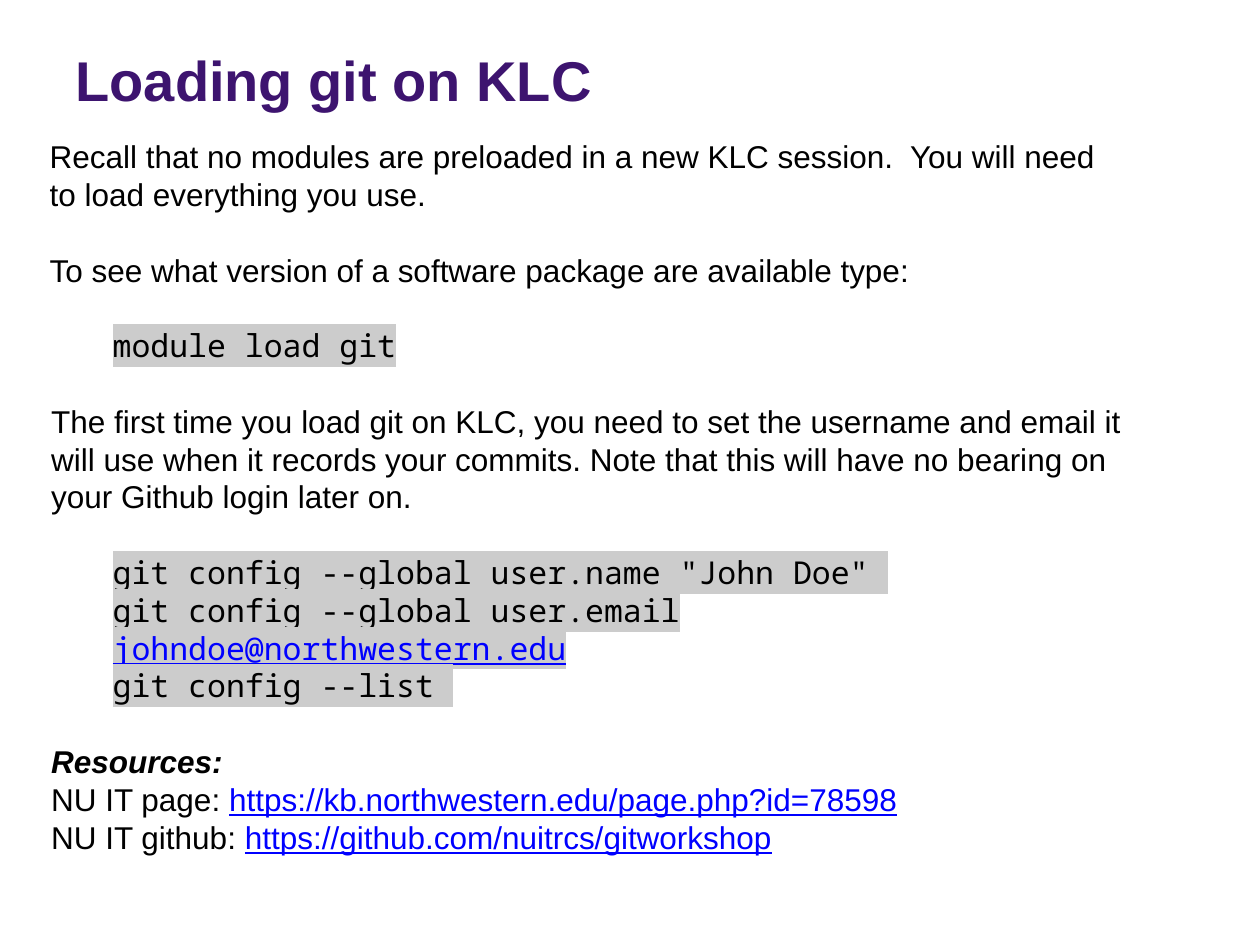
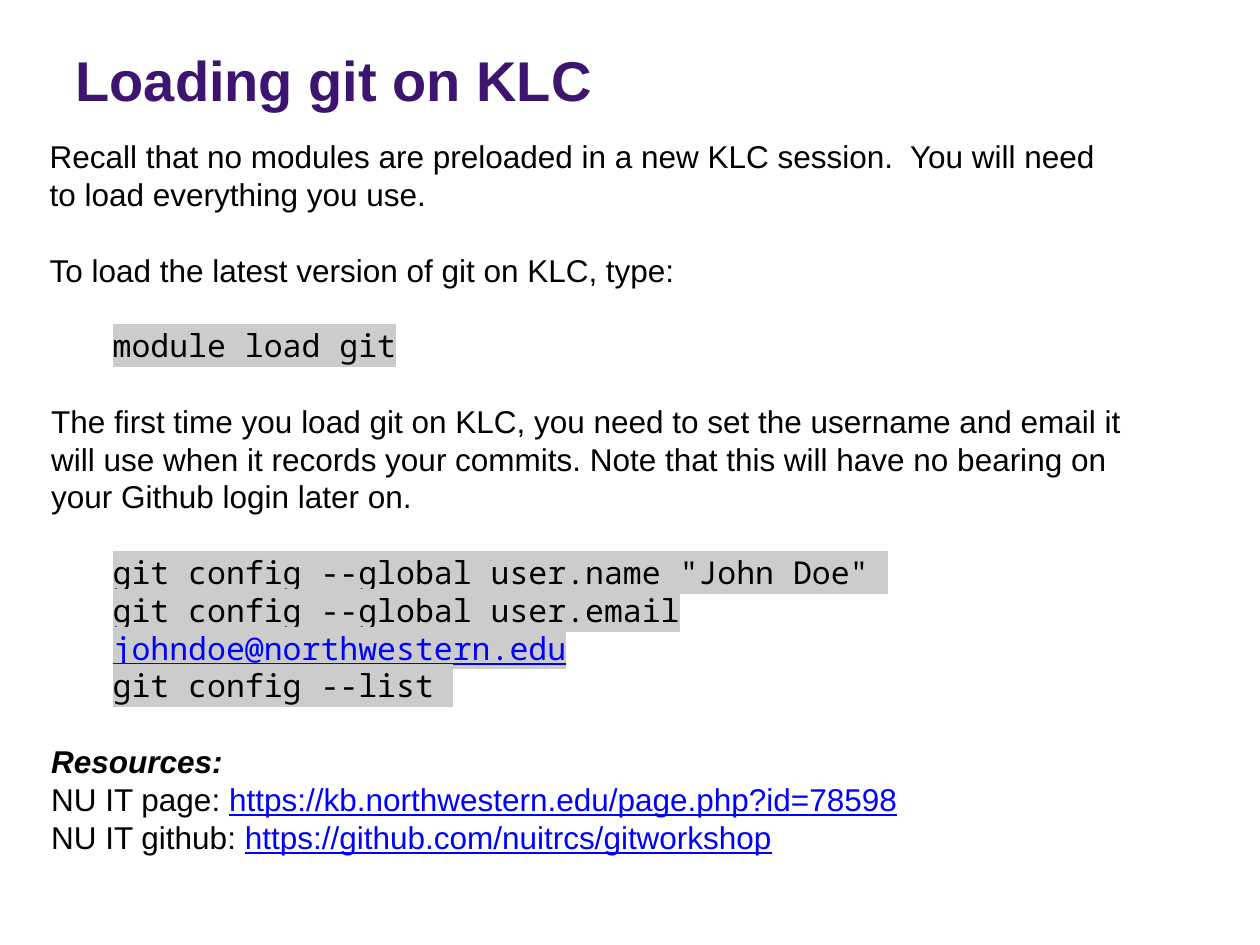
Before and after one commit to rs-kellogg/workshop_2022, a slide deck: slide 7 of Session5_Version_Control/2022_source_control.pptx (slide 6 before the commit). Drawn at 1260x945 pixels with LibreOffice and Linux fonts; fonts in the diff are those of the drawing; background and template pictures are left out. Boxes give left, top, right and bottom in pixels: in the first picture for what was removed or moved away, otherwise in the second. Text is boxed around its words. In the diff, an @@ line names an element or a change of style, - is before the commit and + after.

```diff
--- a/Session5_Version_Control/2022_source_control.pptx
+++ b/Session5_Version_Control/2022_source_control.pptx
@@ text at <box>50,259,674,288</box>: text changed @@
-To see what version of a software package are available type:
+To load the latest version of git on KLC, type:
```
Also in this commit, not shown: 3 other slides changed, 1 slide added, 1 slide removed, 4 other files.
